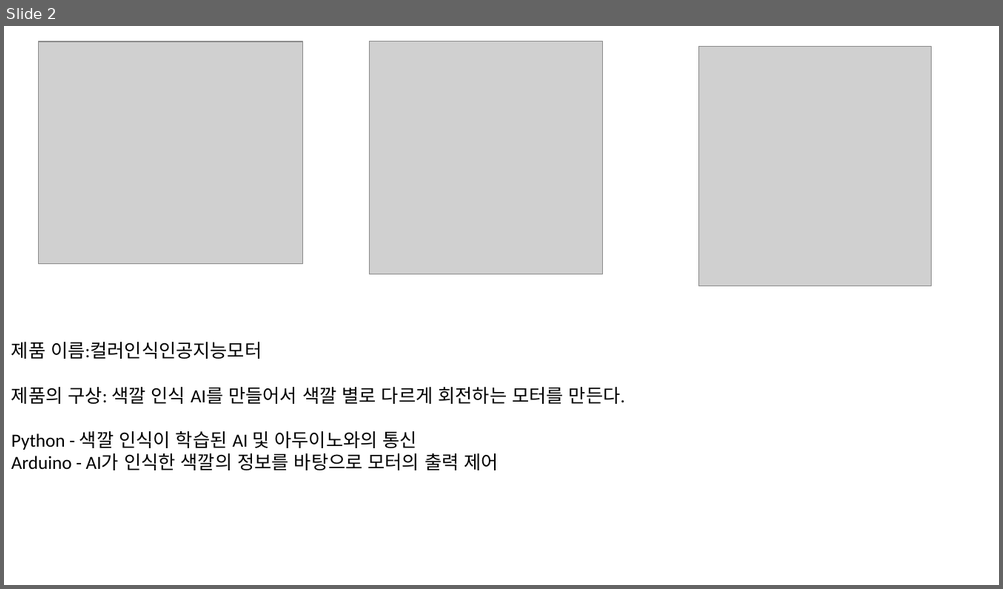
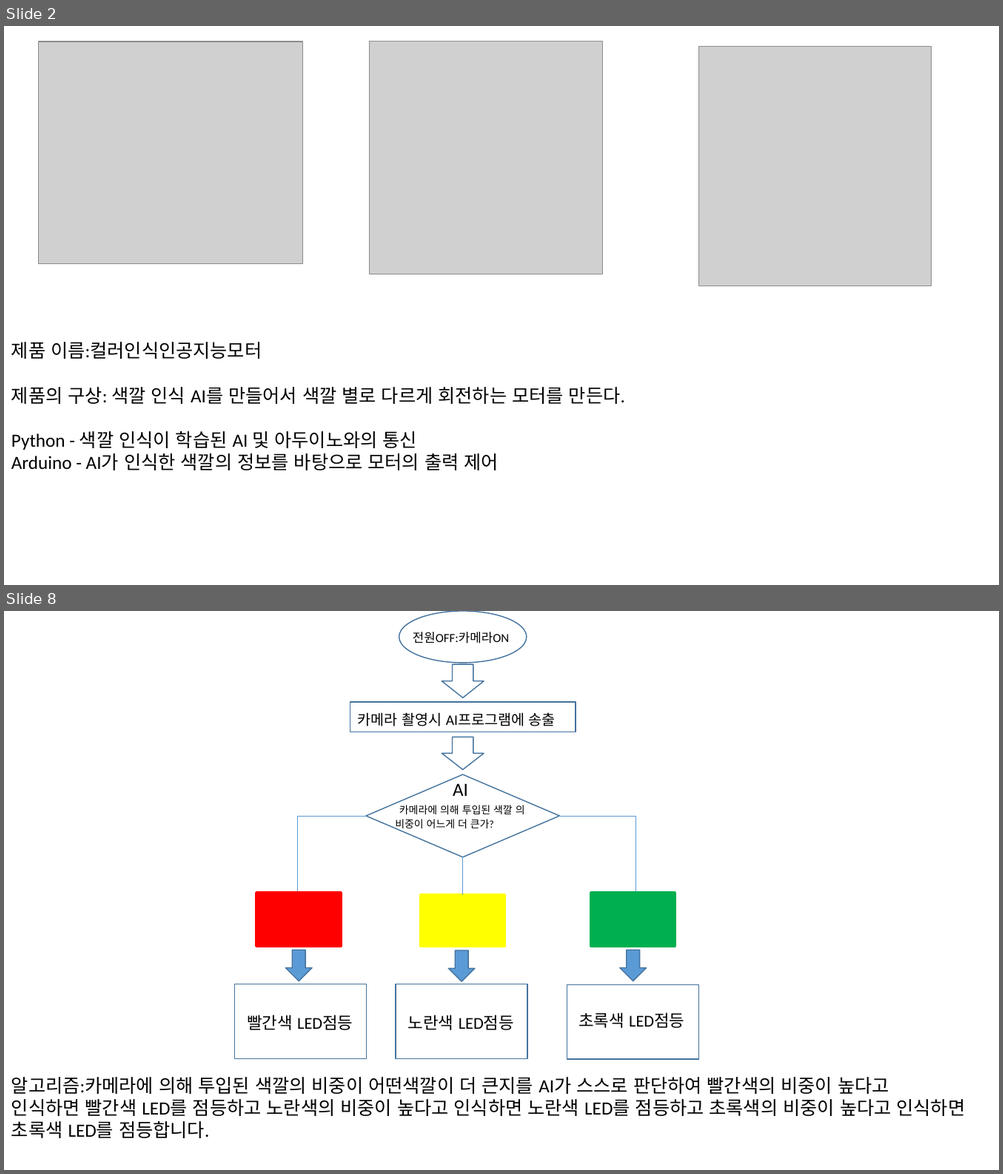
Before and after one commit to IDWoo/AI-Con-troll, a slide deck: AI제어실습.pptx. Shown one above the other, each under a label of ours: slide 2 before the commit, slides 2 and 8 after it; the slides between them are not shown. The pictures are 1003x589 and 1003x1174 pixels, drawn with LibreOffice and Linux fonts; fonts in the diff are those of the drawing; grey boxes stand for pictures. Boxes give left, top, right and bottom in pixels: in the first picture for what was removed or moved away, otherwise in the second. Text is boxed around its words. In the diff, an @@ line names an element or a change of style, - is before the commit and + after.

```diff
--- a/AI제어실습.pptx
+++ b/AI제어실습.pptx
@@ slide 8 added at bbox=[4, 611, 999, 1170], background #FFFFFF @@
@@ ellipse added at bbox=[398, 611, 526, 663], fill #FFFFFF, outline #43739E 1 pt @@
@@ text added at bbox=[412, 632, 509, 644], 12 pt, text #000000 @@
+전원OFF:카메라ON
@@ down arrow added at bbox=[442, 665, 484, 698], fill #FFFFFF, outline #43739E 1 pt @@
@@ rectangle added at bbox=[350, 702, 575, 732], fill #FFFFFF, outline #43739E 1 pt @@
@@ text added at bbox=[357, 712, 555, 726], 14 pt, text #000000 @@
+카메라 촬영시 AI프로그램에 송출
@@ down arrow added at bbox=[442, 737, 484, 770], fill #FFFFFF, outline #43739E 1 pt @@
@@ diamond added at bbox=[366, 775, 559, 857], fill #FFFFFF, outline #43739E 1 pt @@
@@ text added at bbox=[452, 783, 468, 796], 18 pt, text #000000 @@
+AI
@@ text added at bbox=[395, 805, 525, 831], 10 pt, text #000000 @@
+카메라에 의해 투입된 색깔 의 비중이 어느게 더 큰가?
@@ elbow line added from (366, 816) to (297, 893), #5B9BD5 0.5 pt @@
@@ elbow line added from (560, 816) to (636, 893), #5B9BD5 0.5 pt @@
@@ line added from (463, 857) to (463, 857), #5B9BD5 0.5 pt @@
@@ line added from (463, 857) to (463, 893), #5B9BD5 0.5 pt @@
@@ line added from (463, 895) to (463, 857), #5B9BD5 0.5 pt @@
@@ rectangle added at bbox=[257, 893, 341, 946], fill #FF0000, outline #FF0000 3 pt @@
@@ rectangle added at bbox=[421, 895, 505, 946], fill #FFFF00, outline #FFFF00 3 pt @@
@@ rectangle added at bbox=[591, 893, 674, 946], fill #00B050, outline #00B050 3 pt @@
@@ down arrow added at bbox=[285, 951, 311, 982], fill #5B9BD5, outline #43739E 1 pt @@
@@ down arrow added at bbox=[449, 951, 475, 982], fill #5B9BD5, outline #43739E 1 pt @@
@@ down arrow added at bbox=[620, 951, 646, 982], fill #5B9BD5, outline #43739E 1 pt @@
@@ rectangle added at bbox=[235, 985, 367, 1059], fill #FFFFFF, outline #43739E 1 pt @@
@@ rectangle added at bbox=[395, 985, 528, 1059], fill #FFFFFF, outline #43739E 1 pt @@
@@ rectangle added at bbox=[567, 985, 700, 1060], fill #FFFFFF, outline #43739E 1 pt @@
@@ text added at bbox=[247, 1015, 353, 1031], 16 pt, text #000000 @@
+빨간색 LED점등
@@ text added at bbox=[408, 1015, 514, 1031], 16 pt, text #000000 @@
+노란색 LED점등
@@ text added at bbox=[578, 1013, 684, 1028], 16 pt, text #000000 @@
+초록색 LED점등
@@ text added at bbox=[11, 1077, 965, 1139], 18 pt, text #000000 @@
+알고리즘:카메라에 의해 투입된 색깔의 비중이 어떤색깔이 더 큰지를 AI가 스스로 판단하여 빨간색의 비중이 높다고 인식하면 빨간색 LED를 점등하고 노란색의 비중이 높다고 인식하면 노란색 LED를 점등하고 초록색의 비중이 높다고 인식하면 초록색 LED를 점등합니다.
```
Also in this commit, not shown: 1 slide changed, 6 other slides added.
